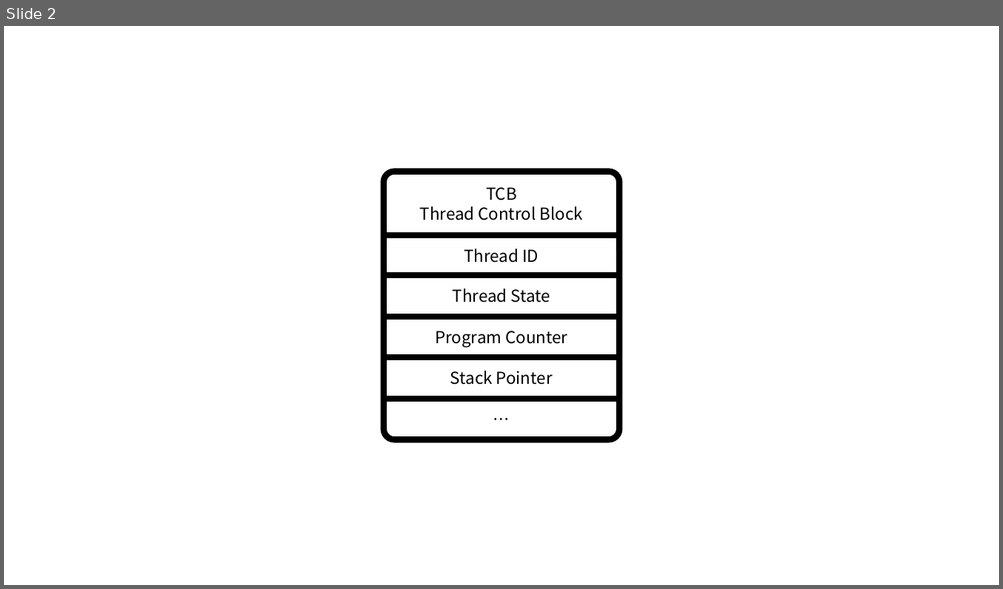
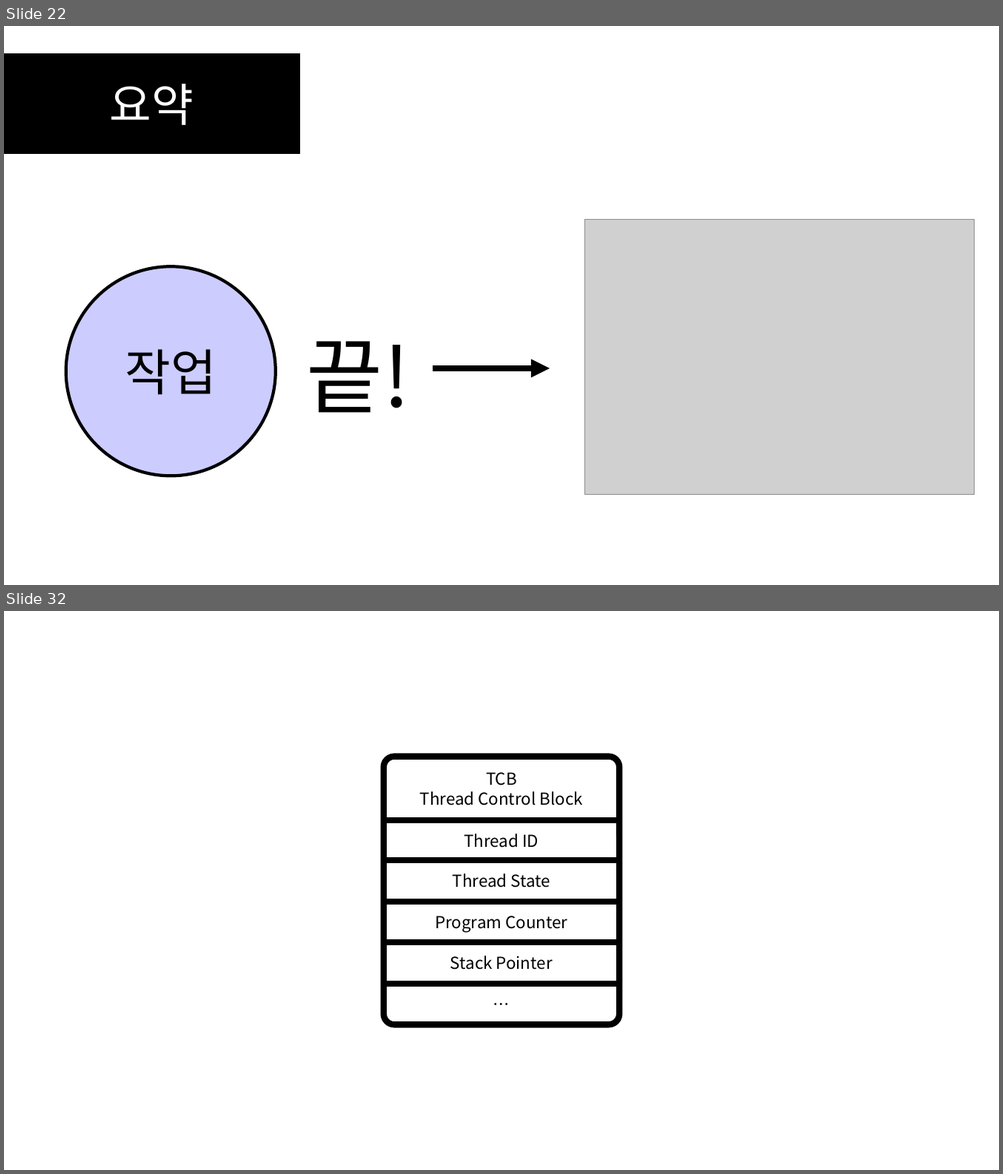
Before and after one commit to SEH00N/SDLU, a slide deck: ServerLecture/PT/3강 멀티스레딩 이론.pptx. Shown one above the other, each under a label of ours: slide 2 before the commit, slides 22 and 32 after it; the slides between them are not shown. The pictures are 1003x589 and 1003x1174 pixels, drawn with LibreOffice and Linux fonts; fonts in the diff are those of the drawing; grey boxes stand for pictures. Boxes give left, top, right and bottom in pixels: in the first picture for what was removed or moved away, otherwise in the second. Text is boxed around its words. In the diff, an @@ line names an element or a change of style, - is before the commit and + after.

```diff
--- a/ServerLecture/PT/3강 멀티스레딩 이론.pptx
+++ b/ServerLecture/PT/3강 멀티스레딩 이론.pptx
@@ slide 22 added at [4, 26, 999, 585], background #FFFFFF @@
@@ rectangle added at [4, 53, 299, 153], fill #000000, outline #000000 1 pt, 44 pt, text #FFFFFF @@
+요약
@@ picture added at [585, 219, 974, 495] @@
@@ ellipse added at [66, 267, 276, 477], fill #CCCCFF, outline #000000 3 pt, 48 pt, text #000000 @@
+작업
@@ text added at [307, 341, 410, 413], 80 pt, text #000000 @@
+끝!
@@ arrow added from (432, 369) to (549, 369), #000000 6 pt @@
@@ what was slide 2 is now slide 32 @@
```
Also in this commit, not shown: 29 other slides added, 2 other files.
